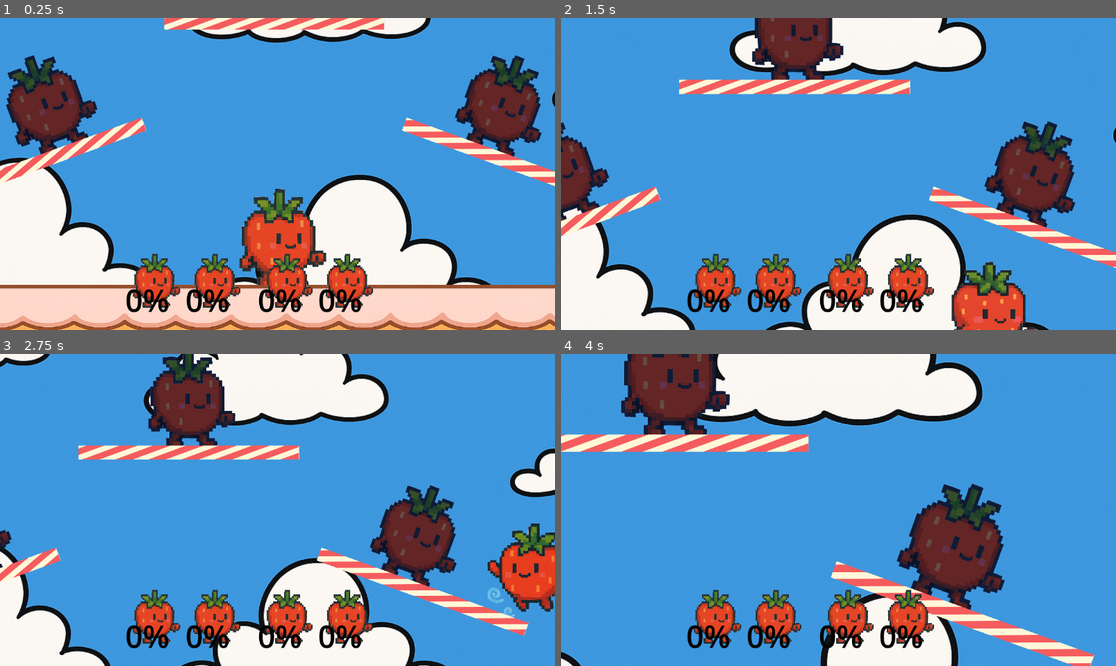
Above: before the commit, frames 1-4 (two rows, left to right).
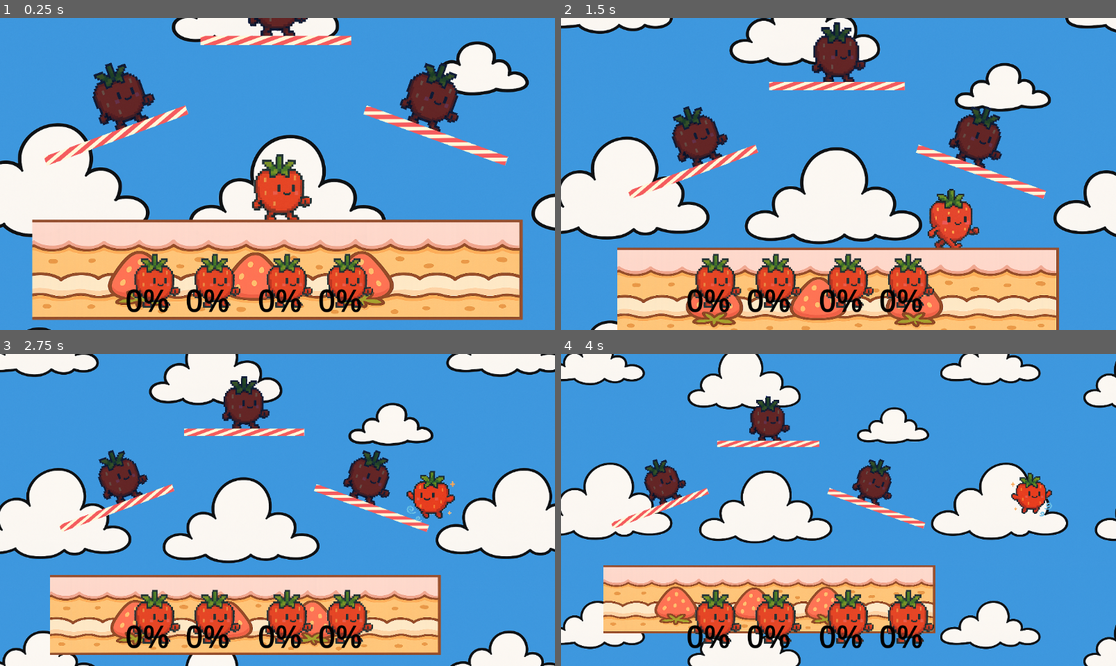
Above: after the commit, the same moments.

Repository: ktarrant/shortcake
Game: Godot game, scene res://scenes/main/Main.tscn
Two runs of this game, one before a commit and one after it. Both use one fixed random seed, a clock stepped at 60 frames per second and the inputs below.
Inputs:
- Up to frame 1 (0.25 s): no input
- Up to frame 2 (1.5 s): hold Right (move_right) from 0.53 s (still down); tap D (attack) at 0.6 s; tap Up (jump) at 0.77 s; tap S (shield) at 1.35 s
- Up to frame 3 (2.75 s): tap Up (jump) at 1.52 s; release Right (move_right) at 2.03 s; hold Left (move_left) from 2.03 s (still down); tap D (attack) at 2.1 s
- Up to frame 4 (4 s): release Left (move_left) at 2.78 s; hold Right (move_right) from 2.78 s (still down); tap S (shield) at 2.85 s; tap Up (jump) at 3.02, 3.77 s; tap D (attack) at 3.6 s

The runs differ from the first frame. In frame 1, 54% of the frame differs, in the area x 0-100%, y 0-100%; in frame 2, 55%; in frame 3, 56%; in frame 4, 52%.

Commit message:
fix camera

Diff:
--- a/scripts/CameraController.gd
+++ b/scripts/CameraController.gd
@@ -1,8 +1,9 @@
 extends Camera2D
 
 @export var zoom_limits := Vector2(0.5, 1.5) # x = min zoom, y = max zoom
-@export var margin := 300.0
-@export var max_inclusion_distance := 1500.0
+@export var margin := 800.0
+@export var max_inclusion_x = 1500
+@export var max_inclusion_y = 1000
 @export var zoom_speed := 5.0
 
 var players = []
@@ -12,35 +13,34 @@
 		return
 
 	# Find center and included players
-	var center := Vector2.ZERO
-	var included_players: Array[Node2D]= []
+	var min_pos := Vector2.ZERO
+	var max_pos := Vector2.ZERO
+
 	for player in players:
-		if player.global_position.distance_to(global_position) < max_inclusion_distance:
-			included_players.append(player)
-			center += player.global_position
+		var pos: Vector2 = player.global_position
+		if pos.x < -max_inclusion_x:
+			min_pos.x = -max_inclusion_x
+		elif pos.x > max_inclusion_x:
+			max_pos.x = max_inclusion_x
+		else:
+			min_pos.x = min(min_pos.x, pos.x)
+			max_pos.x = max(max_pos.x, pos.x)
 
-	if included_players.size() == 0:
-		return
+		if pos.y < -max_inclusion_y:
+			min_pos.y = -max_inclusion_y
+		elif pos.y > max_inclusion_y:
+			max_pos.y = max_inclusion_y
+		else:
+			min_pos.y = min(min_pos.y, pos.y)
+			max_pos.y = max(max_pos.y, pos.y)
 
-	center /= included_players.size()
-
-	# Calculate bounds around included players
-	var min_pos := included_players[0].global_position
-	var max_pos := included_players[0].global_position
-
-	for player in included_players:
-		var pos := player.global_position
-		min_pos.x = min(min_pos.x, pos.x)
-		min_pos.y = min(min_pos.y, pos.y)
-		max_pos.x = max(max_pos.x, pos.x)
-		max_pos.y = max(max_pos.y, pos.y)
-
+	var center := (max_pos + min_pos) / 2.0
 	var size = max_pos - min_pos + Vector2(margin, margin)
 
 	# Calculate desired zoom: bigger bounding box → zoom out
 	var viewport_size = get_viewport_rect().size
-	var zoom_x = size.x / viewport_size.x
-	var zoom_y = size.y / viewport_size.y
+	var zoom_x = viewport_size.x / size.x
+	var zoom_y = viewport_size.y / size.y
 	var desired_zoom = clamp(max(zoom_x, zoom_y), zoom_limits.x, zoom_limits.y)
 
 	# Apply center and zoom smoothly
